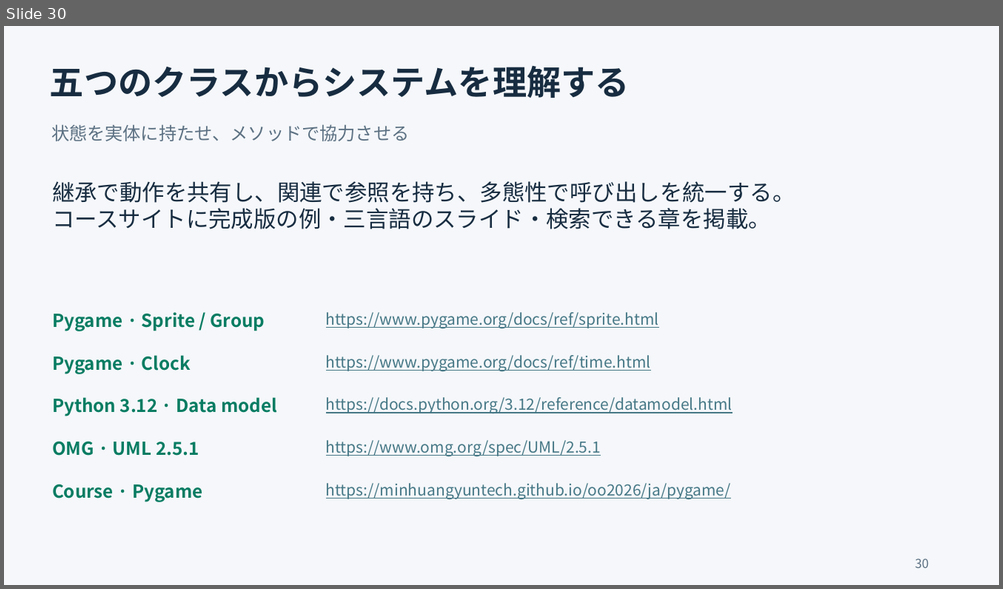
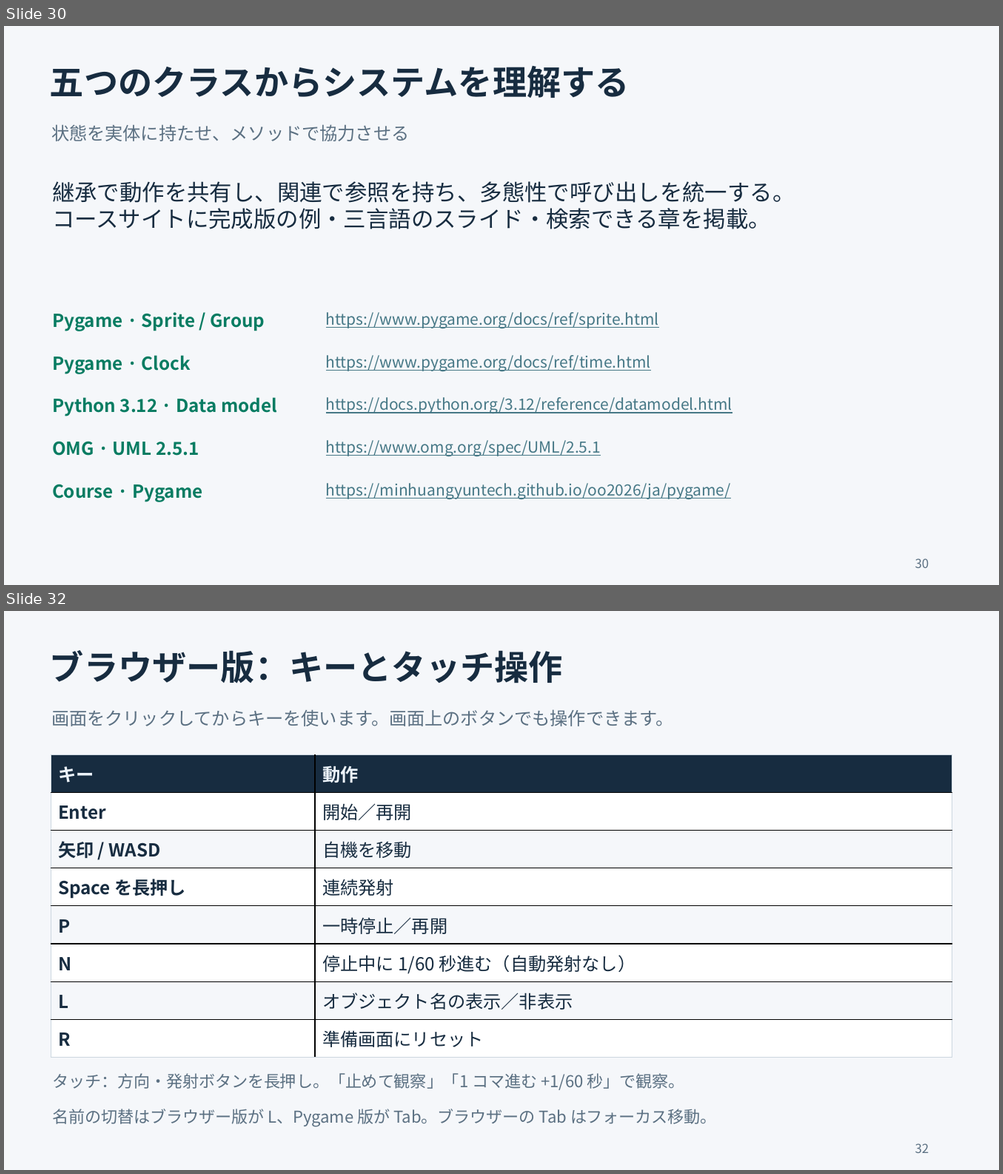
Before and after one commit to minhuangyuntech/oo2026, a slide deck: public/materials/pygame-ja.pptx. Shown one above the other, each under a label of ours: slide 30 before the commit, slides 30 and 32 after it; the slides between them are not shown. The pictures are 1003x589 and 1003x1174 pixels, drawn with LibreOffice and Linux fonts; fonts in the diff are those of the drawing. Boxes give left, top, right and bottom in pixels: in the first picture for what was removed or moved away, otherwise in the second. Text is boxed around its words. In the diff, an @@ line names an element or a change of style, - is before the commit and + after.

Commit message:
Add browser controls and inspection examples to trilingual Pygame lessons

```diff
--- a/public/materials/pygame-ja.pptx
+++ b/public/materials/pygame-ja.pptx
@@ slide 32 added at (x1=4, y1=611, x2=999, y2=1170), background #F5F7FA @@
@@ text added at (x1=50, y1=650, x2=563, y2=684), 33 pt, text #172C40, bold @@
+ブラウザー版：キーとタッチ操作
@@ text added at (x1=51, y1=709, x2=674, y2=726), 17.2 pt, text #5B7082 @@
+画面をクリックしてからキーを使います。画面上のボタンでも操作できます。
@@ table added at (x1=51, y1=755, x2=951, y2=1058), 8 rows, 2 columns @@
+キー | 動作
+Enter | 開始／再開
+矢印 / WASD | 自機を移動
+Space を長押し | 連続発射
+P | 一時停止／再開
+N | 停止中に 1/60 秒進む（自動発射なし）
+L | オブジェクト名の表示／非表示
+R | 準備画面にリセット
@@ text added at (x1=52, y1=1073, x2=685, y2=1091), 15.8 pt, text #5B7082 @@
+タッチ：方向・発射ボタンを長押し。「止めて観察」「1 コマ進む +1/60 秒」で観察。
@@ text added at (x1=52, y1=1109, x2=717, y2=1128), 15.8 pt, text #5B7082 @@
+名前の切替はブラウザー版が L、Pygame 版が Tab。ブラウザーの Tab はフォーカス移動。
@@ text added at (x1=915, y1=1144, x2=929, y2=1153), 12 pt, text #5B7082 @@
+32
```
Also in this commit, not shown: 2 other slides added, 14 other files.
